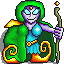
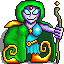
The second 64×64 image is a revision of the first. Changes to its layers:
removed layer "Layer 10" over [5, 19, 33, 36]
added layer "Layer 12" above "Layer 11" over [28, 28, 33, 35]
added layer "Layer 11" above "Layer 9" over [5, 19, 33, 36]
